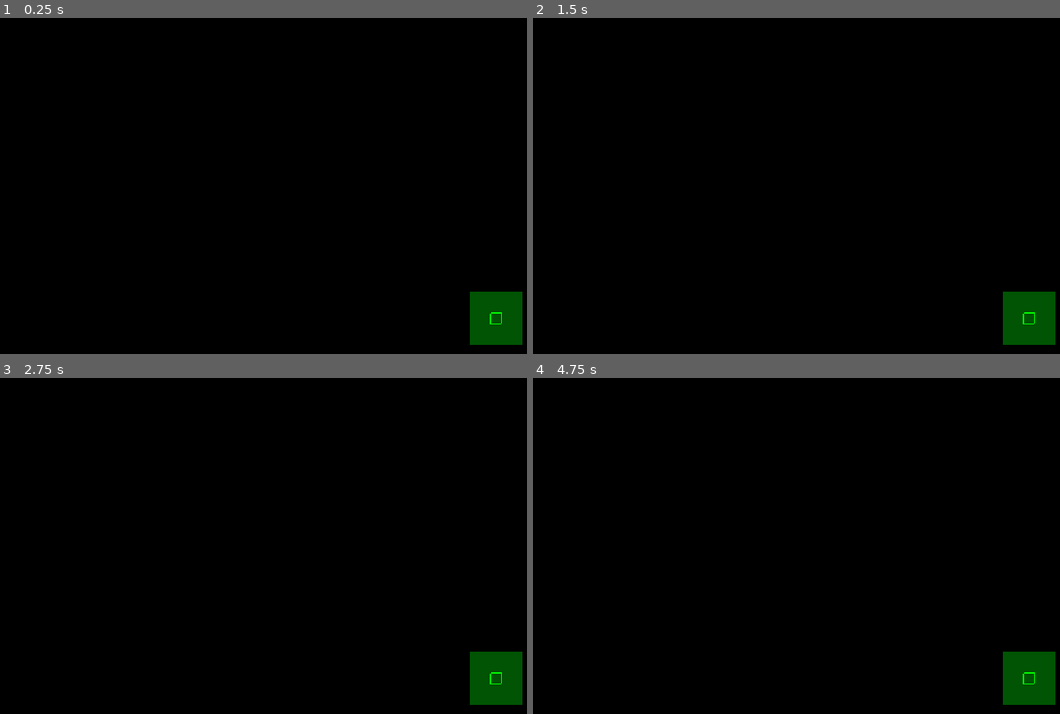
Above: before the commit, frames 1-4 (two rows, left to right).
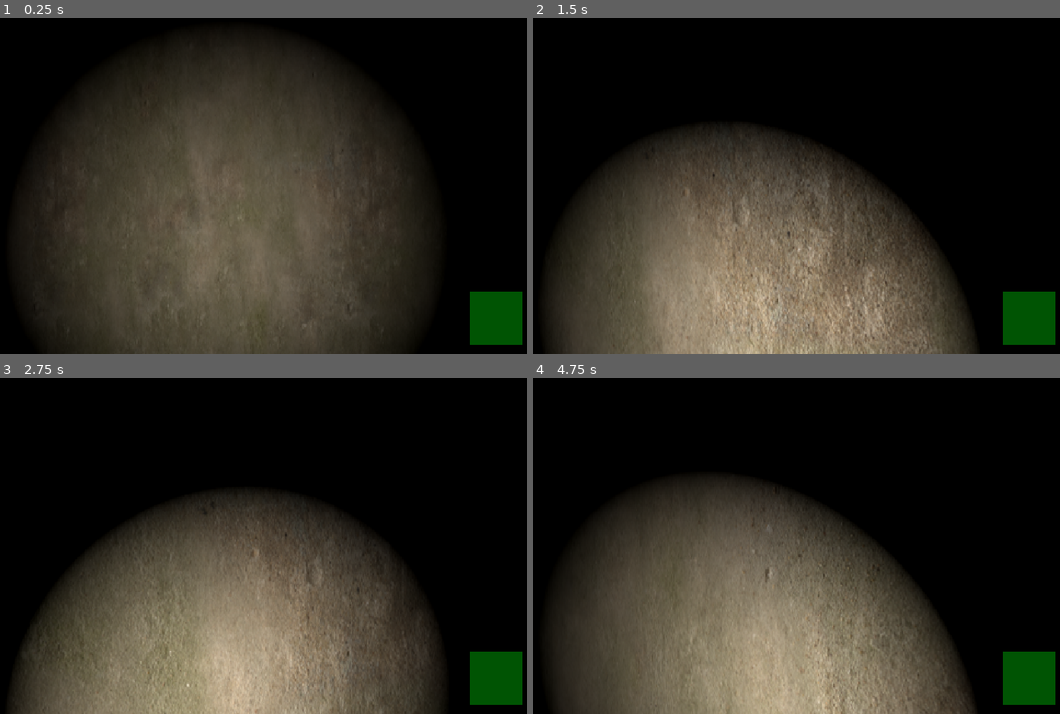
Above: after the commit, the same moments.

Repository: KoBeWi/SpaceJam2026
Game: Godot game, scene res://Game.tscn
Two runs of this game, one before a commit and one after it. Both use one fixed random seed, a clock stepped at 60 frames per second and the inputs below.
Inputs (mouse positions are in pixels of both pictures, inside the frame that each line leads up to):
- Up to frame 1 (0.25 s): no input
- Up to frame 2 (1.5 s): tap Enter (ui_accept) at 0.5, 0.77 s; move the mouse to (791, 182) at 0.52 s; hold W (forward) from 0.53 s (still down); click (791, 182) at 0.67 s; move the mouse to (727, 186) at 1.27 s; click (727, 186) at 1.42 s
- Up to frame 3 (2.75 s): keep holding W (forward); tap Enter (ui_accept) at 1.52 s; move the mouse to (242, 535) at 2.02 s; click (242, 535) at 2.17 s
- Up to frame 4 (4.75 s): keep holding W (forward); tap Enter (ui_accept) at 2.75, 3.02, 3.77, 4.52 s; move the mouse to (754, 549) at 2.77 s; click (754, 549) at 2.92 s; move the mouse to (807, 546) at 3.52 s; click (807, 546) at 3.67 s; move the mouse to (712, 539) at 4.27 s; click (712, 539) at 4.42 s

The runs differ from the first frame. In frame 1, 60% of the frame differs, in the area x 3-96%, y 5-100%; in frame 2, 43%; in frame 3, 42%; in frame 4, 44%.
Error after the commit: Cannot call method 'get_children' on a null value. (res://Minimap.gd:8)

Commit message:
Edytor map

Diff:
--- a/Game.gd
+++ b/Game.gd
@@ -1,4 +1,14 @@
 extends Node3D
+
+@export var level: PackedScene
+
+func _notification(what: int) -> void:
+	if what == NOTIFICATION_SCENE_INSTANTIATED:
+		var level_instance: Node3D = level.instantiate()
+		add_child(level_instance)
+
+		$Player.position = level_instance.get_node("Start").position
+		$Player.position.y += 1
 
 func _ready() -> void:
 	Input.mouse_mode = Input.MOUSE_MODE_CAPTURED
--- a/Game.tscn
+++ b/Game.tscn
@@ -1,7 +1,7 @@
 [gd_scene format=3 uid="uid://b5hp5r2gpuwqx"]
 
 [ext_resource type="Script" uid="uid://ds1avvrty5dnh" path="res://Game.gd" id="1_u44n3"]
-[ext_resource type="PackedScene" uid="uid://6mvwrwt0bv8w" path="res://Level1.tscn" id="1_wbfu4"]
+[ext_resource type="PackedScene" uid="uid://dpr57u8qugtoy" path="res://Levels/Test.tscn" id="2_sb48q"]
 [ext_resource type="Script" uid="uid://qqorxc4ygjct" path="res://Player.gd" id="2_xkndl"]
 [ext_resource type="Script" uid="uid://c1alsqdsejge6" path="res://Minimap.gd" id="4_sb48q"]
 
@@ -12,18 +12,19 @@
 
 [node name="Game" type="Node3D" unique_id=1578990498]
 script = ExtResource("1_u44n3")
+level = ExtResource("2_sb48q")
 
-[node name="Level" parent="." unique_id=1907770063 instance=ExtResource("1_wbfu4")]
-
-[node name="CharacterBody3D" type="CharacterBody3D" parent="." unique_id=1096630611]
+[node name="Player" type="CharacterBody3D" parent="." unique_id=1096630611]
 transform = Transform3D(1, 0, 0, 0, 1, 0, 0, 0, 1, 0, 1.6414821, 0)
 script = ExtResource("2_xkndl")
 
-[node name="CollisionShape3D" type="CollisionShape3D" parent="CharacterBody3D" unique_id=1567644368]
+[node name="CollisionShape3D" type="CollisionShape3D" parent="Player" unique_id=1567644368]
 shape = SubResource("CapsuleShape3D_yebci")
 
-[node name="Camera3D" type="Camera3D" parent="CharacterBody3D" unique_id=251927925]
+[node name="Camera3D" type="Camera3D" parent="Player" unique_id=251927925]
 transform = Transform3D(1, 0, 0, 0, 1, 0, 0, 0, 1, 0, 0.37548137, 0)
+
+[node name="SpotLight3D" type="SpotLight3D" parent="Player" unique_id=754934594]
 
 [node name="UI" type="Control" parent="." unique_id=1508642237]
 layout_mode = 3
@@ -33,7 +34,7 @@
 grow_horizontal = 2
 grow_vertical = 2
 
-[node name="Minimap" type="Panel" parent="UI" unique_id=36183961 node_paths=PackedStringArray("geometry")]
+[node name="Minimap" type="Panel" parent="UI" unique_id=36183961]
 layout_mode = 1
 anchors_preset = 3
 anchor_left = 1.0
@@ -48,6 +49,3 @@
 grow_vertical = 0
 theme_override_styles/panel = SubResource("StyleBoxFlat_yebci")
 script = ExtResource("4_sb48q")
-geometry = NodePath("../../Level/Geometry")
-
-[editable path="Level"]
--- /dev/null
+++ b/Geometry/RoomTile.tscn
@@ -0,0 +1,23 @@
+[gd_scene format=3 uid="uid://dxm2rnp1ecis7"]
+
+[ext_resource type="Texture2D" uid="uid://wveit13gt0cn" path="res://Floor.png" id="1_oufri"]
+[ext_resource type="Texture2D" uid="uid://dip2nn0cbf6ll" path="res://Wall.png" id="2_st36f"]
+
+[sub_resource type="StandardMaterial3D" id="StandardMaterial3D_r247h"]
+albedo_texture = ExtResource("1_oufri")
+
+[sub_resource type="StandardMaterial3D" id="StandardMaterial3D_6gmal"]
+albedo_texture = ExtResource("2_st36f")
+
+[node name="RoomTile" type="Node3D" unique_id=430100447]
+
+[node name="CSGBox3D" type="CSGBox3D" parent="." unique_id=437384226]
+material_override = SubResource("StandardMaterial3D_r247h")
+use_collision = true
+size = Vector3(2, 0.1, 2)
+
+[node name="CSGBox3D6" type="CSGBox3D" parent="." unique_id=1690802149]
+transform = Transform3D(1, 0, 0, 0, 1, 0, 0, 0, 1, 0, 3, 0)
+material_override = SubResource("StandardMaterial3D_6gmal")
+use_collision = true
+size = Vector3(2, 0.1, 2)
--- /dev/null
+++ b/Geometry/Wall.tscn
@@ -0,0 +1,14 @@
+[gd_scene format=3 uid="uid://yj6kr7b8hjyc"]
+
+[ext_resource type="Texture2D" uid="uid://dip2nn0cbf6ll" path="res://Wall.png" id="2_dldoj"]
+
+[sub_resource type="StandardMaterial3D" id="StandardMaterial3D_uvg8f"]
+albedo_texture = ExtResource("2_dldoj")
+
+[node name="Wall" type="Node3D" unique_id=430100447]
+
+[node name="CSGBox3D3" type="CSGBox3D" parent="." unique_id=711116764]
+transform = Transform3D(1, 0, 0, 0, 1, 0, 0, 0, 1, 0, 1.5, 0)
+material_override = SubResource("StandardMaterial3D_uvg8f")
+use_collision = true
+size = Vector3(0.1, 3, 2)
--- a/Level1.tscn
+++ /dev/null
@@ -1,52 +0,0 @@
-[gd_scene format=3 uid="uid://6mvwrwt0bv8w"]
-
-[ext_resource type="Texture2D" uid="uid://wveit13gt0cn" path="res://Floor.png" id="1_mc20k"]
-[ext_resource type="Texture2D" uid="uid://dip2nn0cbf6ll" path="res://Wall.png" id="2_cove1"]
-
-[sub_resource type="StandardMaterial3D" id="StandardMaterial3D_dwyiq"]
-albedo_texture = ExtResource("1_mc20k")
-
-[sub_resource type="StandardMaterial3D" id="StandardMaterial3D_dn5ey"]
-albedo_texture = ExtResource("2_cove1")
-
-[sub_resource type="StandardMaterial3D" id="StandardMaterial3D_lmyl5"]
-albedo_texture = ExtResource("2_cove1")
-
-[node name="Node3D" type="Node3D" unique_id=1907770063]
-
-[node name="Geometry" type="Node3D" parent="." unique_id=2064936399]
-
-[node name="CSGBox3D" type="CSGBox3D" parent="Geometry" unique_id=1109804466]
-material_override = SubResource("StandardMaterial3D_dwyiq")
-use_collision = true
-size = Vector3(20, 1, 20)
-
-[node name="CSGBox3D6" type="CSGBox3D" parent="Geometry" unique_id=749477457]
-transform = Transform3D(1, 0, 0, 0, 1, 0, 0, 0, 1, 0, 4, 0)
-material_override = SubResource("StandardMaterial3D_dn5ey")
-use_collision = true
-size = Vector3(20, 1, 20)
-
-[node name="CSGBox3D2" type="CSGBox3D" parent="Geometry" unique_id=576890663]
-transform = Transform3D(1, 0, 0, 0, 1, 0, 0, 0, 1, 10, 2, 0)
-material_override = SubResource("StandardMaterial3D_dn5ey")
-use_collision = true
-size = Vector3(1, 4, 20)
-
-[node name="CSGBox3D3" type="CSGBox3D" parent="Geometry" unique_id=1504843317]
-transform = Transform3D(1, 0, 0, 0, 1, 0, 0, 0, 1, -10, 2, 0)
-material_override = SubResource("StandardMaterial3D_dn5ey")
-use_collision = true
-size = Vector3(1, 4, 20)
-
-[node name="CSGBox3D4" type="CSGBox3D" parent="Geometry" unique_id=1947814457]
-transform = Transform3D(1, 0, 0, 0, 1, 0, 0, 0, 1, 0, 2, 10)
-material_override = SubResource("StandardMaterial3D_lmyl5")
-use_collision = true
-size = Vector3(20, 4, 1)
-
-[node name="CSGBox3D5" type="CSGBox3D" parent="Geometry" unique_id=1814394089]
-transform = Transform3D(1, 0, 0, 0, 1, 0, 0, 0, 1, 0, 2, -10)
-material_override = SubResource("StandardMaterial3D_dn5ey")
-use_collision = true
-size = Vector3(20, 4, 1)
--- /dev/null
+++ b/LevelMaker.tscn
@@ -0,0 +1,106 @@
+[gd_scene format=3 uid="uid://r0soxy204yml"]
+
+[sub_resource type="GDScript" id="GDScript_1bqyp"]
+script/source = "extends VBoxContainer
+
+const TILE_SIZE = 20
+
+@onready var panel: Panel = $Panel
+
+var level: Array[Vector2i]
+
+func _on_panel_gui_input(event: InputEvent) -> void:
+	var mb := event as InputEventMouseButton
+	if mb:
+		if mb.pressed:
+			var coords := get_cursor_coords()
+			set_tile(coords, mb.button_index == MOUSE_BUTTON_LEFT)
+
+		return
+
+	var mm := event as InputEventMouseMotion
+	if mm:
+		panel.queue_redraw()
+
+		if mm.button_mask:
+			var coords := get_cursor_coords()
+
+			set_tile(coords, mm.button_mask & MOUSE_BUTTON_LEFT)
+
+func draw_level() -> void:
+	panel.draw_rect(Rect2(get_cursor_coords() * TILE_SIZE, Vector2.ONE * TILE_SIZE), Color(1, 1, 1, 0.5))
+
+	for coords in level:
+		panel.draw_rect(Rect2(coords * TILE_SIZE, Vector2.ONE * TILE_SIZE), Color.BLUE)
+
+func set_tile(coords: Vector2i, exist: bool):
+	if exist and not coords in level:
+		level.append(coords)
+	elif not exist:
+		level.erase(coords)
+
+func get_cursor_coords() -> Vector2i:
+	return (panel.get_local_mouse_position() - Vector2.ONE * TILE_SIZE / 2).snappedf(TILE_SIZE) / TILE_SIZE
+
+func make_level() -> void:
+	var tile_scene: PackedScene = load(\"uid://dxm2rnp1ecis7\")
+	var wall_scene: PackedScene = load(\"uid://yj6kr7b8hjyc\")
+
+	var root := Node3D.new()
+	root.name = &\"Level\"
+
+	for coords in level:
+		var world_coords: Vector2 = coords * 2
+
+		var tile: Node3D = tile_scene.instantiate()
+		tile.position = Vector3(world_coords.x + 1, 0, world_coords.y + 1)
+		root.add_child(tile, true)
+		tile.owner = root
+
+		for i in 4:
+			var fw: Vector2i = [Vector2i.RIGHT, Vector2i.DOWN, Vector2i.LEFT, Vector2i.UP][i]
+			if coords + fw in level:
+				continue
+
+			var wall: Node3D = wall_scene.instantiate()
+			wall.position = Vector3(world_coords.x + 1 + fw.x * 1, 0, world_coords.y + 1 + fw.y * 1)
+			wall.rotation.y = i % 2 * (PI/2)
+			root.add_child(wall, true)
+			wall.owner = root
+
+	var ps := PackedScene.new()
+	ps.pack(root)
+	ResourceSaver.save(ps, \"res://Test.tscn\")
+"
+
+[sub_resource type="StyleBoxFlat" id="StyleBoxFlat_1bqyp"]
+bg_color = Color(0, 0, 0, 1)
+
+[node name="LevelMaker" type="VBoxContainer" unique_id=1713991733]
+anchors_preset = 15
+anchor_right = 1.0
+anchor_bottom = 1.0
+grow_horizontal = 2
+grow_vertical = 2
+alignment = 1
+script = SubResource("GDScript_1bqyp")
+
+[node name="Panel" type="Panel" parent="." unique_id=819314222]
+custom_minimum_size = Vector2(400, 400)
+layout_mode = 2
+size_flags_horizontal = 4
+theme_override_styles/panel = SubResource("StyleBoxFlat_1bqyp")
+
+[node name="LineEdit" type="LineEdit" parent="." unique_id=1130837367]
+custom_minimum_size = Vector2(400, 0)
+layout_mode = 2
+size_flags_horizontal = 4
+
+[node name="Button" type="Button" parent="." unique_id=1222258311]
+layout_mode = 2
+size_flags_horizontal = 4
+text = "Make"
+
+[connection signal="draw" from="Panel" to="." method="draw_level"]
+[connection signal="gui_input" from="Panel" to="." method="_on_panel_gui_input"]
+[connection signal="pressed" from="Button" to="." method="make_level"]
--- /dev/null
+++ b/Levels/Test.tscn
@@ -0,0 +1,192 @@
+[gd_scene format=3 uid="uid://dpr57u8qugtoy"]
+
+[ext_resource type="PackedScene" uid="uid://dxm2rnp1ecis7" path="res://Geometry/RoomTile.tscn" id="1_njov2"]
+[ext_resource type="PackedScene" uid="uid://yj6kr7b8hjyc" path="res://Geometry/Wall.tscn" id="2_2au82"]
+
+[node name="Level" type="Node3D" unique_id=620015373]
+
+[node name="RoomTile" parent="." unique_id=430100447 instance=ExtResource("1_njov2")]
+transform = Transform3D(1, 0, 0, 0, 1, 0, 0, 0, 1, 9, 0, 15)
+
+[node name="Wall" parent="." unique_id=1993656855 instance=ExtResource("2_2au82")]
+transform = Transform3D(1, 0, 0, 0, 1, 0, 0, 0, 1, 8, 0, 15)
+
+[node name="@Node3D@2" parent="." unique_id=1075357774 instance=ExtResource("2_2au82")]
+transform = Transform3D(-4.371139e-08, 0, 1, 0, 1, 0, -1, 0, -4.371139e-08, 9, 0, 14)
+
+[node name="RoomTile2" parent="." unique_id=1671102329 instance=ExtResource("1_njov2")]
+transform = Transform3D(1, 0, 0, 0, 1, 0, 0, 0, 1, 9, 0, 17)
+
+[node name="@Node3D@3" parent="." unique_id=1757416109 instance=ExtResource("2_2au82")]
+transform = Transform3D(1, 0, 0, 0, 1, 0, 0, 0, 1, 8, 0, 17)
+
+[node name="RoomTile3" parent="." unique_id=730002899 instance=ExtResource("1_njov2")]
+transform = Transform3D(1, 0, 0, 0, 1, 0, 0, 0, 1, 9, 0, 19)
+
+[node name="@Node3D@4" parent="." unique_id=1855864414 instance=ExtResource("2_2au82")]
+transform = Transform3D(1, 0, 0, 0, 1, 0, 0, 0, 1, 10, 0, 19)
+
+[node name="@Node3D@5" parent="." unique_id=180245694 instance=ExtResource("2_2au82")]
+transform = Transform3D(1, 0, 0, 0, 1, 0, 0, 0, 1, 8, 0, 19)
+
+[node name="RoomTile4" parent="." unique_id=1272816868 instance=ExtResource("1_njov2")]
+transform = Transform3D(1, 0, 0, 0, 1, 0, 0, 0, 1, 9, 0, 21)
+
+[node name="@Node3D@6" parent="." unique_id=1759036623 instance=ExtResource("2_2au82")]
+transform = Transform3D(1, 0, 0, 0, 1, 0, 0, 0, 1, 10, 0, 21)
+
+[node name="@Node3D@7" parent="." unique_id=2138942082 instance=ExtResource("2_2au82")]
+transform = Transform3D(1, 0, 0, 0, 1, 0, 0, 0, 1, 8, 0, 21)
+
+[node name="RoomTile5" parent="." unique_id=1356413459 instance=ExtResource("1_njov2")]
+transform = Transform3D(1, 0, 0, 0, 1, 0, 0, 0, 1, 9, 0, 23)
+
+[node name="@Node3D@8" parent="." unique_id=1860330697 instance=ExtResource("2_2au82")]
+transform = Transform3D(1, 0, 0, 0, 1, 0, 0, 0, 1, 10, 0, 23)
+
+[node name="@Node3D@9" parent="." unique_id=1264318965 instance=ExtResource("2_2au82")]
+transform = Transform3D(1, 0, 0, 0, 1, 0, 0, 0, 1, 8, 0, 23)
+
+[node name="RoomTile6" parent="." unique_id=1105291590 instance=ExtResource("1_njov2")]
+transform = Transform3D(1, 0, 0, 0, 1, 0, 0, 0, 1, 9, 0, 25)
+
+[node name="@Node3D@10" parent="." unique_id=309716378 instance=ExtResource("2_2au82")]
+transform = Transform3D(-4.371139e-08, 0, 1, 0, 1, 0, -1, 0, -4.371139e-08, 9, 0, 26)
+
+[node name="@Node3D@11" parent="." unique_id=2065133276 instance=ExtResource("2_2au82")]
+transform = Transform3D(1, 0, 0, 0, 1, 0, 0, 0, 1, 8, 0, 25)
+
+[node name="RoomTile7" parent="." unique_id=2026455694 instance=ExtResource("1_njov2")]
+transform = Transform3D(1, 0, 0, 0, 1, 0, 0, 0, 1, 11, 0, 25)
+
+[node name="@Node3D@12" parent="." unique_id=1444411318 instance=ExtResource("2_2au82")]
+transform = Transform3D(-4.371139e-08, 0, 1, 0, 1, 0, -1, 0, -4.371139e-08, 11, 0, 26)
+
+[node name="@Node3D@13" parent="." unique_id=857546320 instance=ExtResource("2_2au82")]
+transform = Transform3D(-4.371139e-08, 0, 1, 0, 1, 0, -1, 0, -4.371139e-08, 11, 0, 24)
+
+[node name="RoomTile8" parent="." unique_id=449781918 instance=ExtResource("1_njov2")]
+transform = Transform3D(1, 0, 0, 0, 1, 0, 0, 0, 1, 13, 0, 25)
+
+[node name="@Node3D@14" parent="." unique_id=968943233 instance=ExtResource("2_2au82")]
+transform = Transform3D(1, 0, 0, 0, 1, 0, 0, 0, 1, 14, 0, 25)
+
+[node name="@Node3D@15" parent="." unique_id=128782507 instance=ExtResource("2_2au82")]
+transform = Transform3D(-4.371139e-08, 0, 1, 0, 1, 0, -1, 0, -4.371139e-08, 13, 0, 26)
+
+[node name="RoomTile9" parent="." unique_id=297286570 instance=ExtResource("1_njov2")]
+transform = Transform3D(1, 0, 0, 0, 1, 0, 0, 0, 1, 13, 0, 23)
+
+[node name="@Node3D@16" parent="." unique_id=78116485 instance=ExtResource("2_2au82")]
+transform = Transform3D(1, 0, 0, 0, 1, 0, 0, 0, 1, 12, 0, 23)
+
+[node name="RoomTile10" parent="." unique_id=1325401313 instance=ExtResource("1_njov2")]
+transform = Transform3D(1, 0, 0, 0, 1, 0, 0, 0, 1, 13, 0, 21)
+
+[node name="@Node3D@17" parent="." unique_id=304214523 instance=ExtResource("2_2au82")]
+transform = Transform3D(1, 0, 0, 0, 1, 0, 0, 0, 1, 14, 0, 21)
+
+[node name="@Node3D@18" parent="." unique_id=1047843575 instance=ExtResource("2_2au82")]
+transform = Transform3D(1, 0, 0, 0, 1, 0, 0, 0, 1, 12, 0, 21)
+
+[node name="RoomTile11" parent="." unique_id=1719356067 instance=ExtResource("1_njov2")]
+transform = Transform3D(1, 0, 0, 0, 1, 0, 0, 0, 1, 13, 0, 19)
+
+[node name="@Node3D@19" parent="." unique_id=1458761841 instance=ExtResource("2_2au82")]
+transform = Transform3D(1, 0, 0, 0, 1, 0, 0, 0, 1, 14, 0, 19)
+
+[node name="@Node3D@20" parent="." unique_id=877935575 instance=ExtResource("2_2au82")]
+transform = Transform3D(1, 0, 0, 0, 1, 0, 0, 0, 1, 12, 0, 19)
+
+[node name="RoomTile12" parent="." unique_id=323234897 instance=ExtResource("1_njov2")]
+transform = Transform3D(1, 0, 0, 0, 1, 0, 0, 0, 1, 13, 0, 17)
+
+[node name="RoomTile13" parent="." unique_id=288278170 instance=ExtResource("1_njov2")]
+transform = Transform3D(1, 0, 0, 0, 1, 0, 0, 0, 1, 13, 0, 15)
+
+[node name="@Node3D@21" parent="." unique_id=1796199951 instance=ExtResource("2_2au82")]
+transform = Transform3D(1, 0, 0, 0, 1, 0, 0, 0, 1, 14, 0, 15)
+
+[node name="@Node3D@22" parent="." unique_id=593776271 instance=ExtResource("2_2au82")]
+transform = Transform3D(-4.371139e-08, 0, 1, 0, 1, 0, -1, 0, -4.371139e-08, 13, 0, 14)
+
+[node name="RoomTile14" parent="." unique_id=1361579542 instance=ExtResource("1_njov2")]
+transform = Transform3D(1, 0, 0, 0, 1, 0, 0, 0, 1, 11, 0, 15)
+
+[node name="@Node3D@23" parent="." unique_id=1987537194 instance=ExtResource("2_2au82")]
+transform = Transform3D(-4.371139e-08, 0, 1, 0, 1, 0, -1, 0, -4.371139e-08, 11, 0, 14)
+
+[node name="RoomTile15" parent="." unique_id=117020516 instance=ExtResource("1_njov2")]
+transform = Transform3D(1, 0, 0, 0, 1, 0, 0, 0, 1, 11, 0, 17)
+
+[node name="@Node3D@24" parent="." unique_id=1242111156 instance=ExtResource("2_2au82")]
+transform = Transform3D(-4.371139e-08, 0, 1, 0, 1, 0, -1, 0, -4.371139e-08, 11, 0, 18)
+
+[node name="RoomTile16" parent="." unique_id=749301574 instance=ExtResource("1_njov2")]
+transform = Transform3D(1, 0, 0, 0, 1, 0, 0, 0, 1, 15, 0, 17)
+
+[node name="@Node3D@25" parent="." unique_id=651259654 instance=ExtResource("2_2au82")]
+transform = Transform3D(-4.371139e-08, 0, 1, 0, 1, 0, -1, 0, -4.371139e-08, 15, 0, 18)
+
+[node name="@Node3D@26" parent="." unique_id=1078905022 instance=ExtResource("2_2au82")]
+transform = Transform3D(-4.371139e-08, 0, 1, 0, 1, 0, -1, 0, -4.371139e-08, 15, 0, 16)
+
+[node name="RoomTile17" parent="." unique_id=665905553 instance=ExtResource("1_njov2")]
+transform = Transform3D(1, 0, 0, 0, 1, 0, 0, 0, 1, 17, 0, 17)
+
+[node name="@Node3D@27" parent="." unique_id=1414750695 instance=ExtResource("2_2au82")]
+transform = Transform3D(-4.371139e-08, 0, 1, 0, 1, 0, -1, 0, -4.371139e-08, 17, 0, 16)
+
+[node name="RoomTile18" parent="." unique_id=4964960 instance=ExtResource("1_njov2")]
+transform = Transform3D(1, 0, 0, 0, 1, 0, 0, 0, 1, 19, 0, 17)
+
+[node name="@Node3D@28" parent="." unique_id=1859599368 instance=ExtResource("2_2au82")]
+transform = Transform3D(1, 0, 0, 0, 1, 0, 0, 0, 1, 20, 0, 17)
+
+[node name="@Node3D@29" parent="." unique_id=1500935701 instance=ExtResource("2_2au82")]
+transform = Transform3D(-4.371139e-08, 0, 1, 0, 1, 0, -1, 0, -4.371139e-08, 19, 0, 16)
+
+[node name="RoomTile19" parent="." unique_id=437497673 instance=ExtResource("1_njov2")]
+transform = Transform3D(1, 0, 0, 0, 1, 0, 0, 0, 1, 19, 0, 19)
+
+[node name="@Node3D@30" parent="." unique_id=1801369345 instance=ExtResource("2_2au82")]
+transform = Transform3D(1, 0, 0, 0, 1, 0, 0, 0, 1, 20, 0, 19)
+
+[node name="@Node3D@31" parent="." unique_id=1970039566 instance=ExtResource("2_2au82")]
+transform = Transform3D(-4.371139e-08, 0, 1, 0, 1, 0, -1, 0, -4.371139e-08, 19, 0, 20)
+
+[node name="RoomTile20" parent="." unique_id=1850636549 instance=ExtResource("1_njov2")]
+transform = Transform3D(1, 0, 0, 0, 1, 0, 0, 0, 1, 17, 0, 19)
+
+[node name="@Node3D@32" parent="." unique_id=984749841 instance=ExtResource("2_2au82")]
+transform = Transform3D(1, 0, 0, 0, 1, 0, 0, 0, 1, 16, 0, 19)
+
+[node name="RoomTile21" parent="." unique_id=708522820 instance=ExtResource("1_njov2")]
+transform = Transform3D(1, 0, 0, 0, 1, 0, 0, 0, 1, 17, 0, 21)
+
+[node name="@Node3D@33" parent="." unique_id=1537089306 instance=ExtResource("2_2au82")]
+transform = Transform3D(1, 0, 0, 0, 1, 0, 0, 0, 1, 18, 0, 21)
+
+[node name="@Node3D@34" parent="." unique_id=1462084390 instance=ExtResource("2_2au82")]
+transform = Transform3D(1, 0, 0, 0, 1, 0, 0, 0, 1, 16, 0, 21)
+
+[node name="RoomTile22" parent="." unique_id=1508133424 instance=ExtResource("1_njov2")]
+transform = Transform3D(1, 0, 0, 0, 1, 0, 0, 0, 1, 17, 0, 23)
+
+[node name="@Node3D@35" parent="." unique_id=764977224 instance=ExtResource("2_2au82")]
+transform = Transform3D(1, 0, 0, 0, 1, 0, 0, 0, 1, 18, 0, 23)
+
+[node name="@Node3D@36" parent="." unique_id=918892371 instance=ExtResource("2_2au82")]
+transform = Transform3D(-4.371139e-08, 0, 1, 0, 1, 0, -1, 0, -4.371139e-08, 17, 0, 24)
+
+[node name="RoomTile23" parent="." unique_id=661895242 instance=ExtResource("1_njov2")]
+transform = Transform3D(1, 0, 0, 0, 1, 0, 0, 0, 1, 15, 0, 23)
+
+[node name="@Node3D@37" parent="." unique_id=1224882888 instance=ExtResource("2_2au82")]
+transform = Transform3D(-4.371139e-08, 0, 1, 0, 1, 0, -1, 0, -4.371139e-08, 15, 0, 24)
+
+[node name="@Node3D@38" parent="." unique_id=1755776044 instance=ExtResource("2_2au82")]
+transform = Transform3D(-4.371139e-08, 0, 1, 0, 1, 0, -1, 0, -4.371139e-08, 15, 0, 22)
+
+[node name="Start" type="Marker3D" parent="." unique_id=1286267373]
+transform = Transform3D(1, 0, 0, 0, 1, 0, 0, 0, 1, 9.283174, 0, 15.473065)
--- a/Minimap.gd
+++ b/Minimap.gd
@@ -1,6 +1,6 @@
 extends Panel
 
-@export var geometry: Node
+var geometry: Node
 
 func _draw() -> void:
 	draw_set_transform(Vector2(size.x * 0.5, size.y * 0.5))
--- a/Player.gd
+++ b/Player.gd
@@ -27,7 +27,7 @@
 
 	move_and_slide()
 
-func _unhandled_input(event: InputEvent) -> void:
+func _input(event: InputEvent) -> void:
 	var mm := event as InputEventMouseMotion
 	if mm:
 		rotation.y -= mm.relative.x * (1.0 / TAU ** 3)
